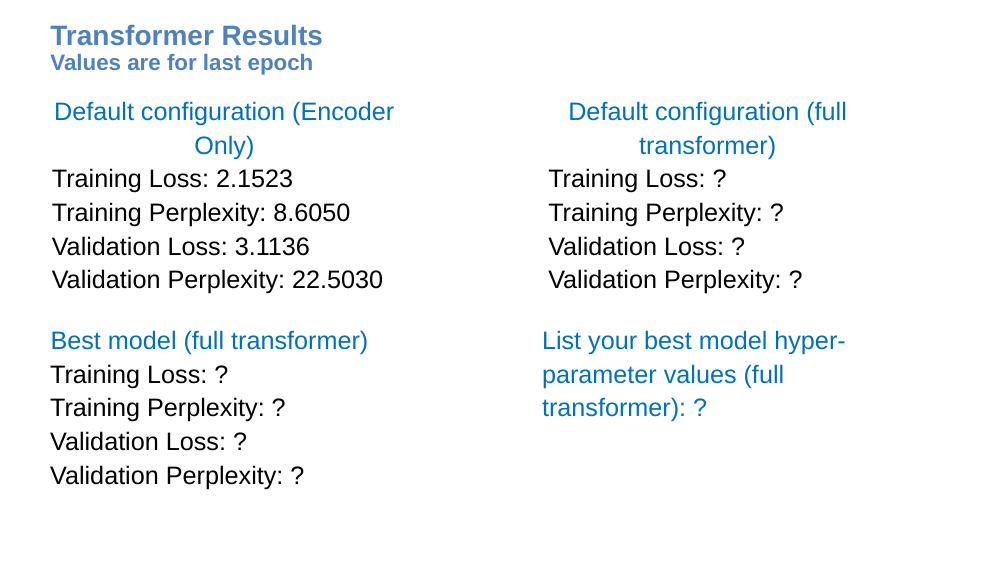
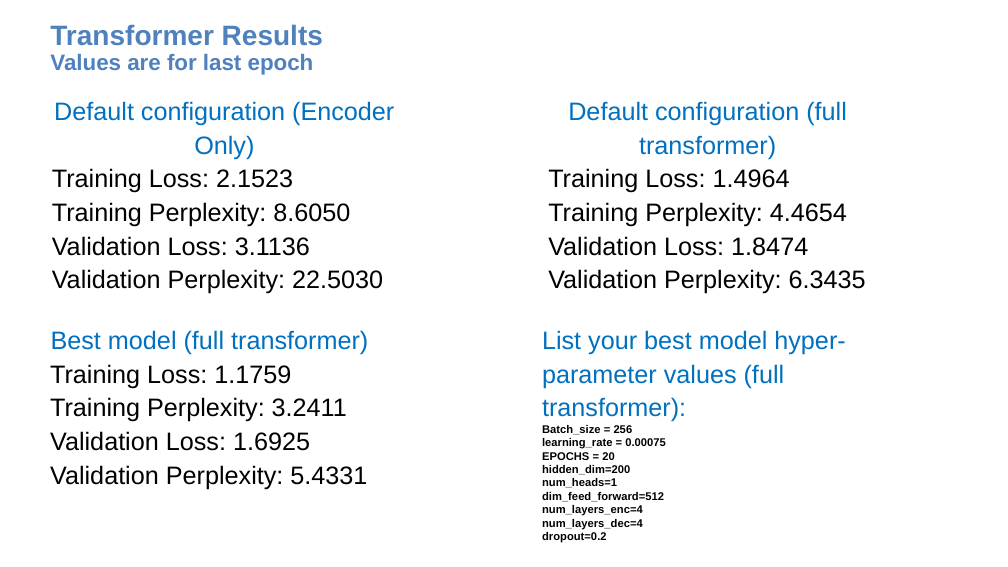
Before and after one commit to gonzaleznicolas/DL_A3, a slide deck: slide 8 of assignment3-nlp-template.pptx. Drawn at 1008x567 pixels with LibreOffice and Linux fonts; fonts in the diff are those of the drawing. Boxes give left, top, right and bottom in pixels: in the first picture for what was removed or moved away, otherwise in the second. Text is boxed around its words. In the diff, an @@ line names an element or a change of style, - is before the commit and + after.

```diff
--- a/assignment3-nlp-template.pptx
+++ b/assignment3-nlp-template.pptx
@@ text at [548,168,866,294]: text changed @@
-Training Loss: ?
-Training Perplexity: ?
-Validation Loss: ?
-Validation Perplexity: ?
+Training Loss: 1.4964
+Training Perplexity: 4.4654
+Validation Loss: 1.8474
+Validation Perplexity: 6.3435
@@ text at [542,330,845,542]: text changed; size 18 to 8 pt; text colour #0070C0 to #000000; bold on @@
-List your best model hyper-parameter values (full transformer): ?
+List your best model hyper-parameter values (full transformer):
+Batch_size = 256
+learning_rate = 0.00075
+EPOCHS = 20
+hidden_dim=200
+num_heads=1
+dim_feed_forward=512
+num_layers_enc=4
+num_layers_dec=4
+dropout=0.2
@@ text at [50,364,367,489]: text changed @@
-Training Loss: ?
-Training Perplexity: ?
-Validation Loss: ?
-Validation Perplexity: ?
+Training Loss: 1.1759
+Training Perplexity: 3.2411
+Validation Loss: 1.6925
+Validation Perplexity: 5.4331
```
Also in this commit, not shown: 6 other slides changed, 1 other file.
